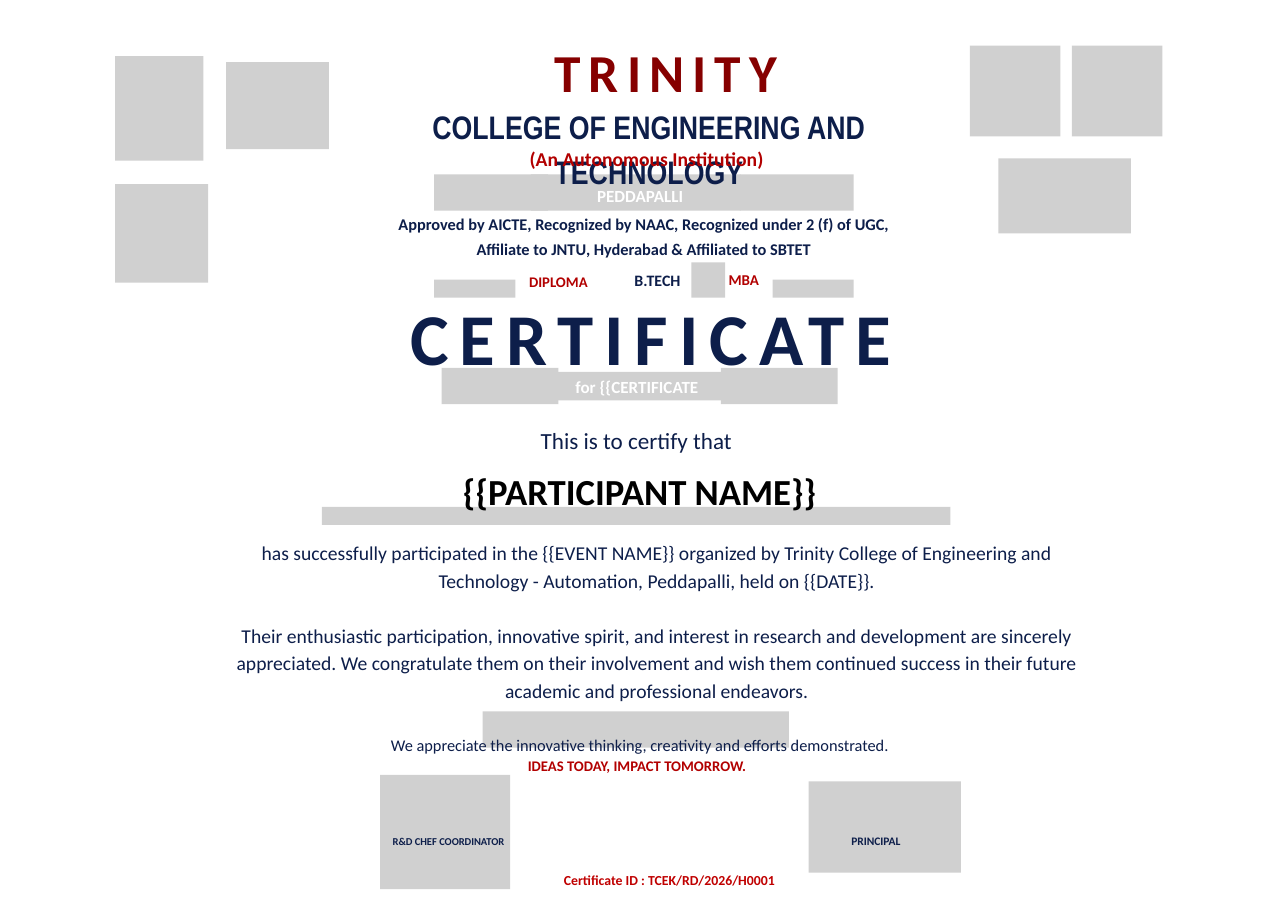
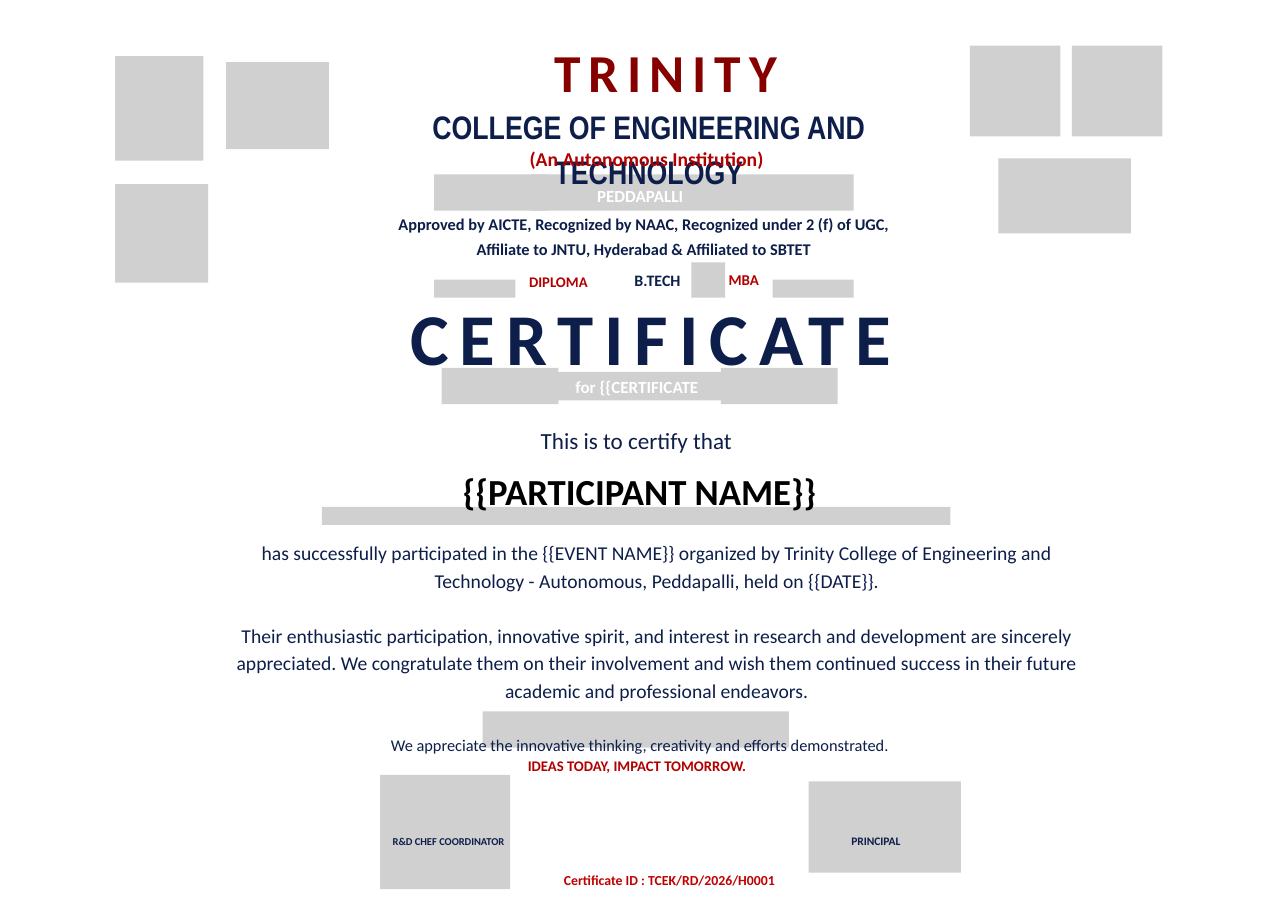
Before and after one commit to saicharan-bhuthkuri/rd, a slide deck: slide 1 of backend/CERTIFICATE_TEMPLATE - hackathon.pptx. Drawn at 1288x910 pixels with LibreOffice and Linux fonts; fonts in the diff are those of the drawing; grey boxes stand for pictures; background and template pictures are left out. Boxes give left, top, right and bottom in pixels: in the first picture for what was removed or moved away, otherwise in the second. Text is boxed around its words. In the diff, an @@ line names an element or a change of style, - is before the commit and + after.

```diff
--- a/backend/CERTIFICATE_TEMPLATE - hackathon.pptx
+++ b/backend/CERTIFICATE_TEMPLATE - hackathon.pptx
@@ text at (x1=262, y1=546, x2=1051, y2=592): text changed @@
-has successfully participated in the {{EVENT NAME}} organized by Trinity College of Engineering and Technology - Automation, Peddapalli, held on {{DATE}}.
+has successfully participated in the {{EVENT NAME}} organized by Trinity College of Engineering and Technology - Autonomous, Peddapalli, held on {{DATE}}.
```
Also in this commit, not shown: 1 other file.
